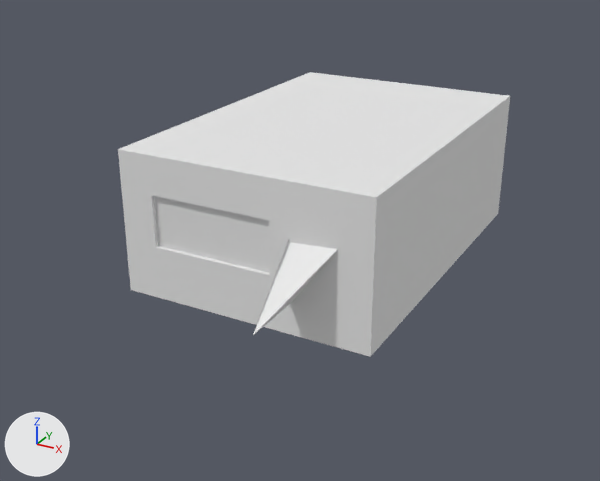
What one commit did to the Blender file Assets/Models/Lodge.blend.
One viewpoint serves both versions: a 50 mm camera at (8.34, -19.49, 9.26) aimed at (-1.53, -1.55, 0.3). Every picture has the same lights, and +X, +Y and +Z are marked at lower left.

Names of what the first picture shows: 'BasementWalls', 'Cube', 'Doorway'.
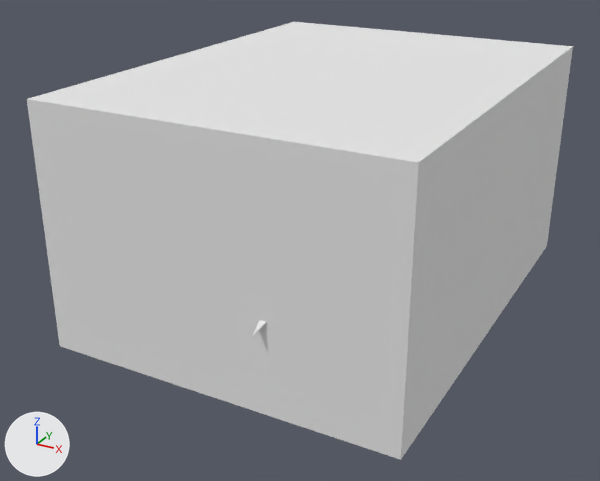
The change, as a list of edits to the scene's bpy script:
```text
Change ob_basementwalls:
    where _m = ob_basementwalls.modifiers.new('Solidify', 'SOLIDIFY')
    _m.thickness: 0.4 -> 2.685
```

Pixel boxes [x1, y1, x2, y2] of what changed, in the pictures (600 x 481 px):
'BasementWalls', modifiers changed (39% wider, 53% taller): before [118, 72, 510, 357]; after [27, 22, 573, 460]
'Cube', unchanged, covered by the edit: before [155, 196, 270, 273]
'Doorway', unchanged, covered by the edit: before [253, 239, 338, 335]; after [253, 320, 267, 335]
